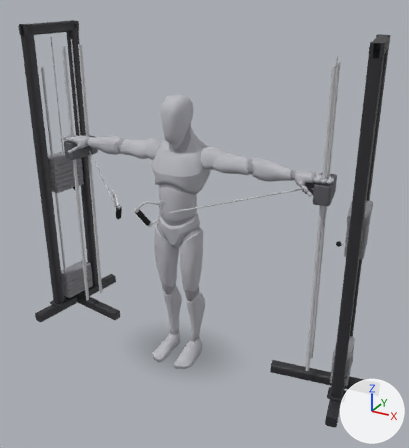
The glTF model app/src/main/assets/mannequins/cable_flye.glb: old version first, new version second.
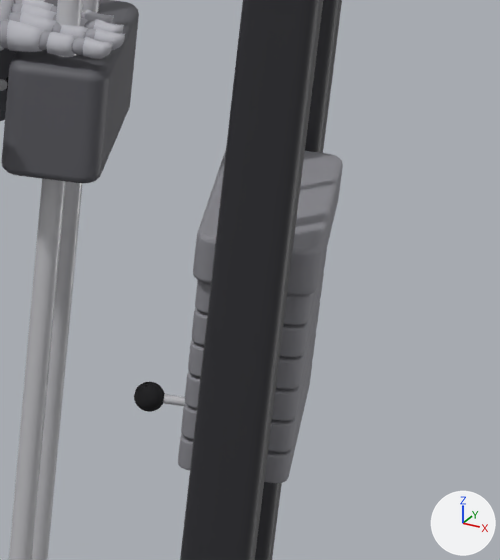
The first picture shows the older version from a 50 mm camera at (1.78, -2.89, 2.48) aimed at (0.16, 0.05, 1.01). The close-ups show the older and then the newer version on the part from 76% to 98% of the width and 39% to 61% of the height of that picture. Only the edits that show in the close-ups are written down. The axes (+X, +Y, +Z) are drawn at lower right. The lights are the same throughout.

Objects in the first close-up: 'body', 'cable_column_l_0', 'cable_column_l_17', 'cable_column_l_18', 'cable_column_l_19', 'cable_column_l_2', 'cable_column_l_20', 'cable_column_l_21', 'cable_column_l_23', 'cable_column_l_25', 'cable_column_l_26', 'cable_column_l_7', 'cable_column_l_8', 'cable_column_l_9' and 5 more.
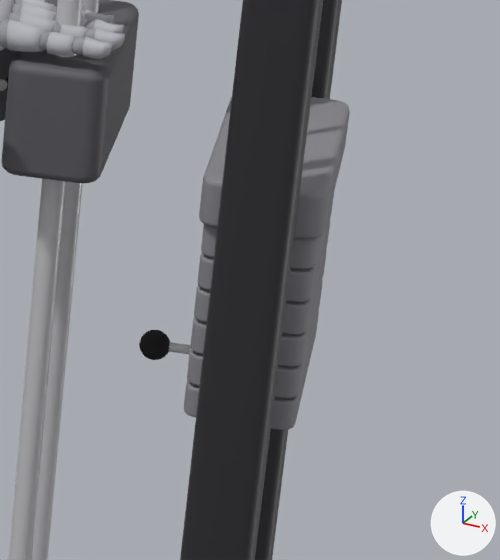
Boxes [x1, y1, x2, y2] around the edits, measured in the close-ups (500 x 560 px):
'cable_column_l_23', moved
    before: [193, 150, 343, 296]
    after: [199, 97, 350, 239]
'cable_column_l_18', moved
    before: [181, 333, 316, 452]
    after: [187, 281, 323, 398]
'cable_column_l_17', moved
    before: [178, 363, 312, 483]
    after: [184, 310, 319, 430]
'cable_column_l_26', moved
    before: [134, 382, 165, 412]
    after: [139, 330, 170, 360]
'cable_column_l_25', moved (mostly hidden)
    before: [163, 394, 185, 406]
    after: [169, 342, 191, 354]

What changed in the scene script:
```text
Change ob_cable_column_l_17:
    ob_cable_column_l_17.location: (0.0, 0.16, 1.017) -> (0.0, 0.16, 1.077)
Change ob_cable_column_l_18:
    ob_cable_column_l_18.location: (0.0, 0.16, 1.052) -> (0.0, 0.16, 1.112)
Change ob_cable_column_l_23:
    ob_cable_column_l_23.location: (0.0, 0.16, 1.236) -> (0.0, 0.16, 1.296)
Change ob_cable_column_l_25:
    ob_cable_column_l_25.location: (0.0, 0.125, 1.017) -> (0.0, 0.125, 1.077)
Change ob_cable_column_l_26:
    ob_cable_column_l_26.location: (0.0, 0.06, 1.017) -> (0.0, 0.06, 1.077)
```
